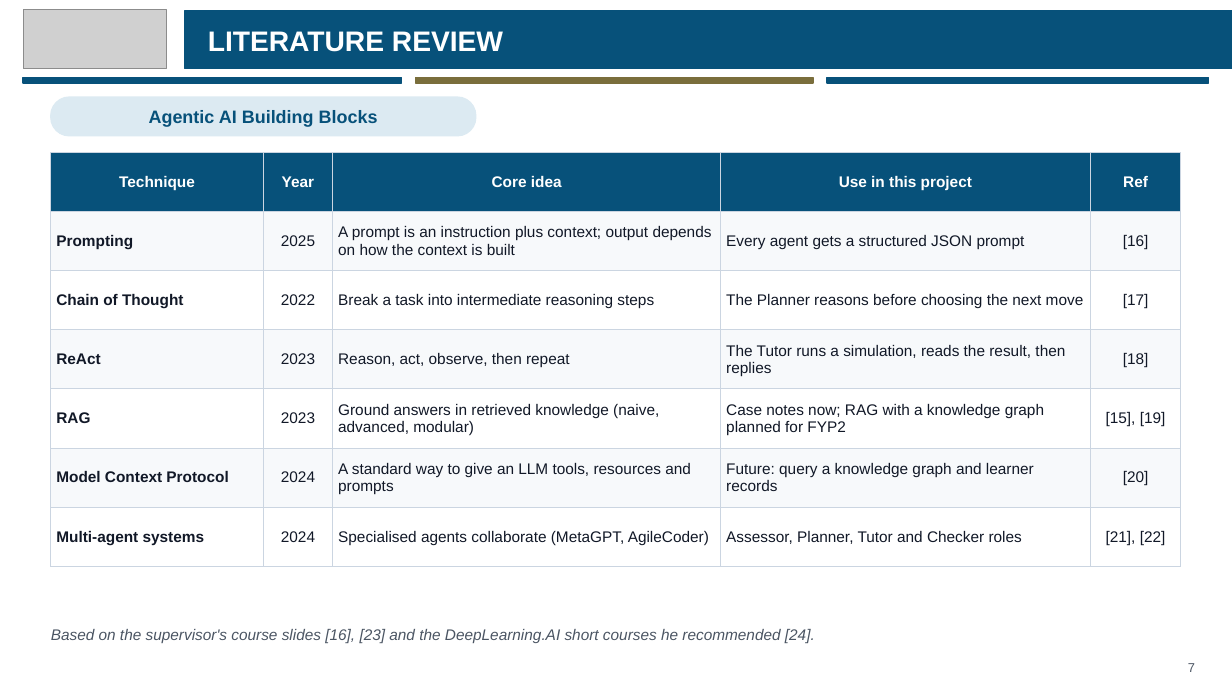
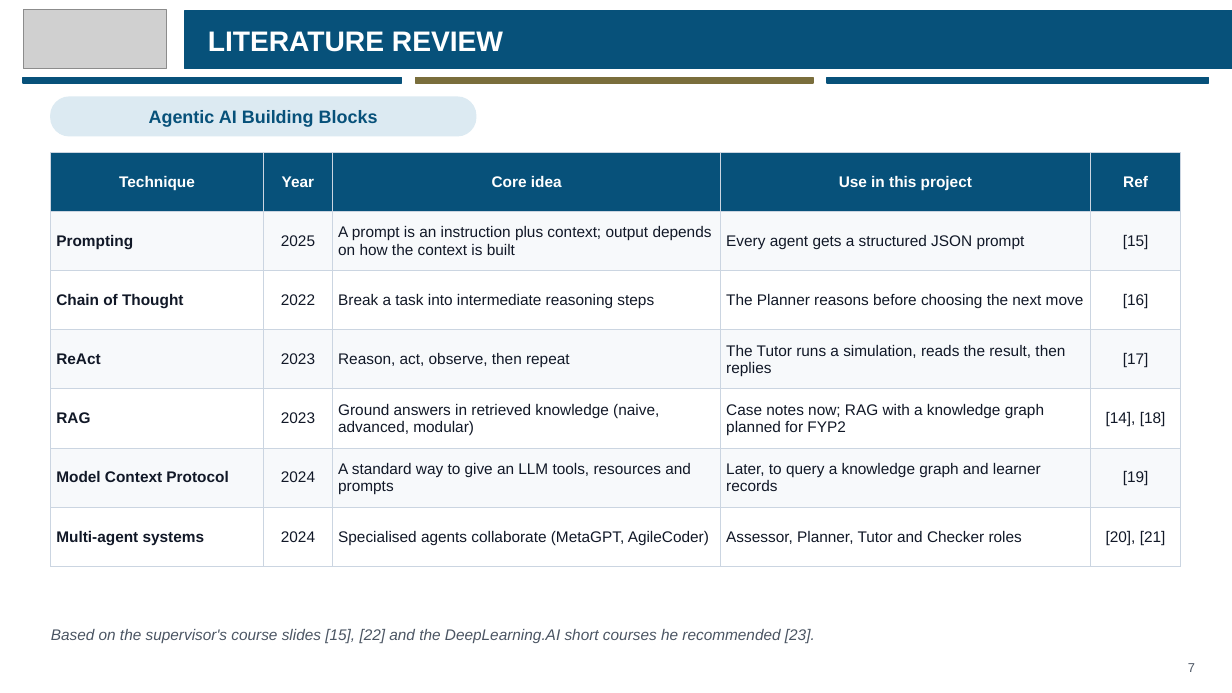
Before and after one commit to eusoffamir/Socratic-AI, a slide deck: slide 7 of docs/defence/Socratic AI Proposal Defence.pptx. Drawn at 1232x693 pixels with LibreOffice and Linux fonts; fonts in the diff are those of the drawing; grey boxes stand for pictures. Boxes give left, top, right and bottom in pixels: in the first picture for what was removed or moved away, otherwise in the second. Text is boxed around its words. In the diff, an @@ line names an element or a change of style, - is before the commit and + after.

```diff
--- a/docs/defence/Socratic AI Proposal Defence.pptx
+++ b/docs/defence/Socratic AI Proposal Defence.pptx
@@ table at [51, 152, 1181, 567] @@
-row 2, column 5: [16]
+row 2, column 5: [15]
-row 3, column 5: [17]
+row 3, column 5: [16]
-row 4, column 5: [18]
+row 4, column 5: [17]
-row 5, column 5: [15], [19]
+row 5, column 5: [14], [18]
-row 6, column 4: Future: query a knowledge graph and learner records
+row 6, column 4: Later, to query a knowledge graph and learner records
-row 6, column 5: [20]
+row 6, column 5: [19]
-row 7, column 5: [21], [22]
+row 7, column 5: [20], [21]
@@ text at [51, 629, 815, 643]: text changed @@
-Based on the supervisor's course slides [16], [23] and the DeepLearning.AI short courses he recommended [24].
+Based on the supervisor's course slides [15], [22] and the DeepLearning.AI short courses he recommended [23].
```
Also in this commit, not shown: 14 other slides changed, 1 slide removed, 8 other files.
